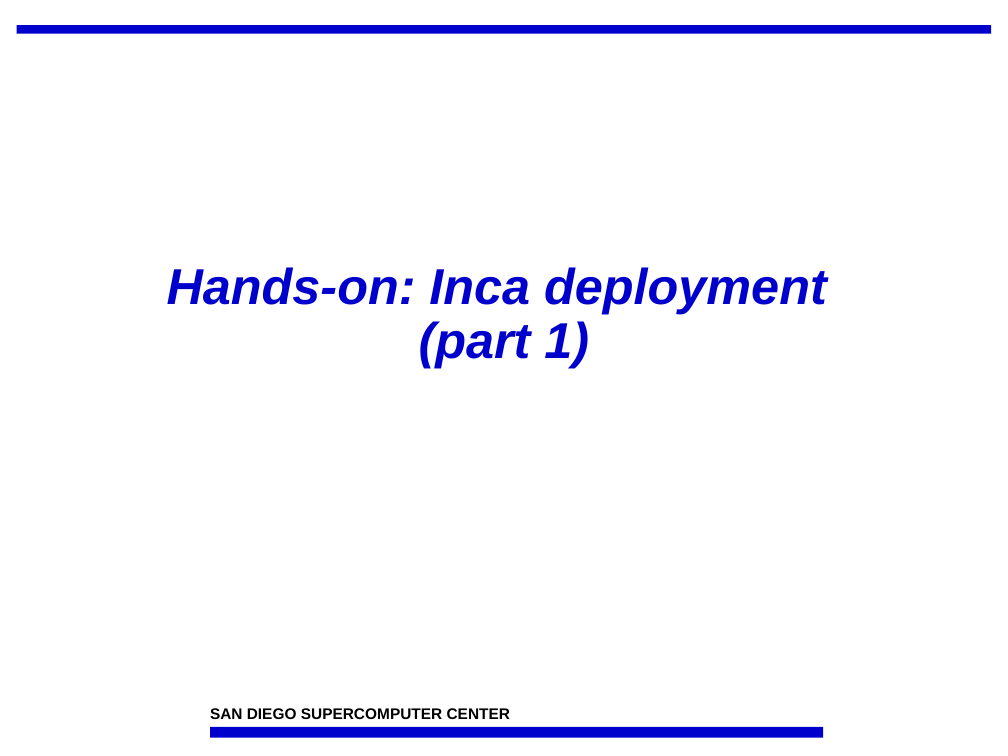
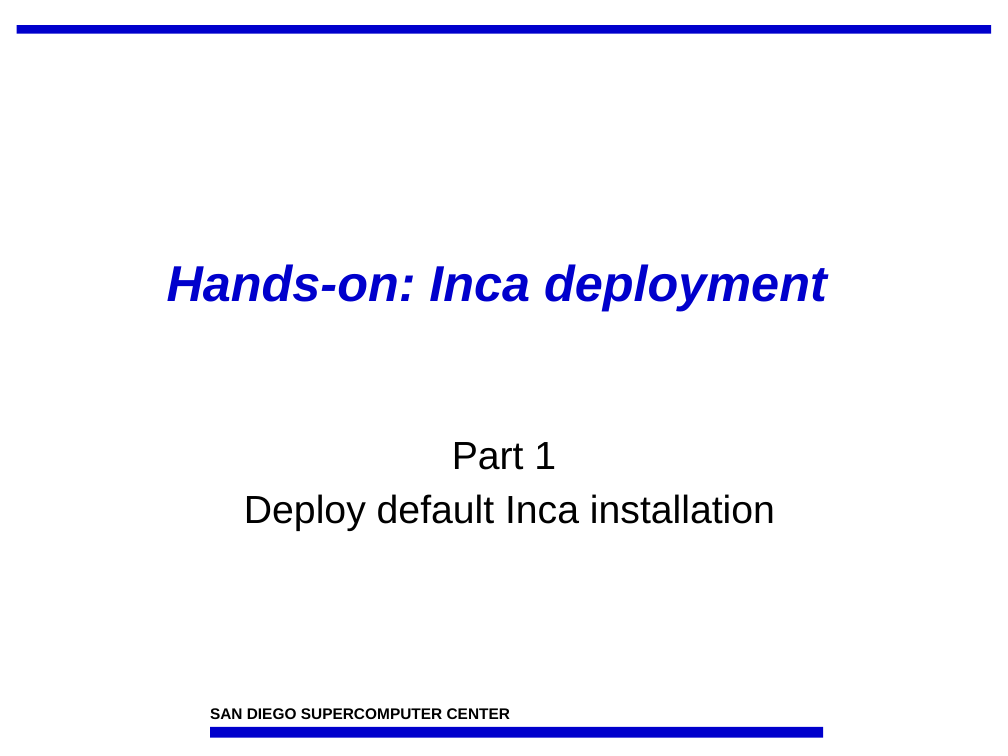
Before and after one commit to IncaProject/inca-xsede, a slide deck: slide 1 of talks/feb-06-workshop/deploy1.ppt. Drawn at 1008x756 pixels with LibreOffice and Linux fonts; fonts in the diff are those of the drawing; background and template pictures are left out. Boxes give left, top, right and bottom in pixels: in the first picture for what was removed or moved away, otherwise in the second. Text is boxed around its words. In the diff, an @@ line names an element or a change of style, - is before the commit and + after.

```diff
--- a/talks/feb-06-workshop/deploy1.ppt
+++ b/talks/feb-06-workshop/deploy1.ppt
@@ title at (167, 264, 827, 310): text changed @@
-Hands-on: Inca deployment
-(part 1)
+Hands-on: Inca deployment
@@ subtitle added at (244, 442, 775, 531), 28 pt, text #000000 @@
+Part 1
+Deploy default Inca installation
```
Also in this commit, not shown: 7 other slides changed, 3 slides added, 18 slides removed.
